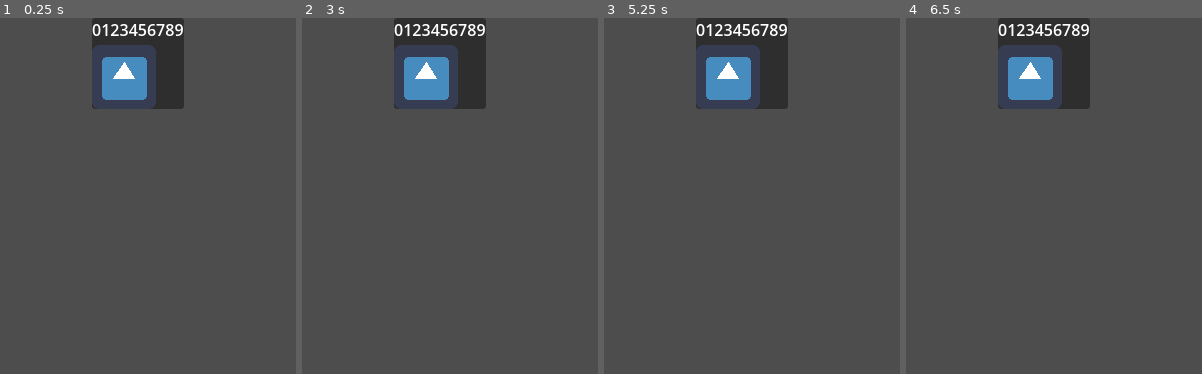
Above: before the commit, frames 1-4 (left to right).
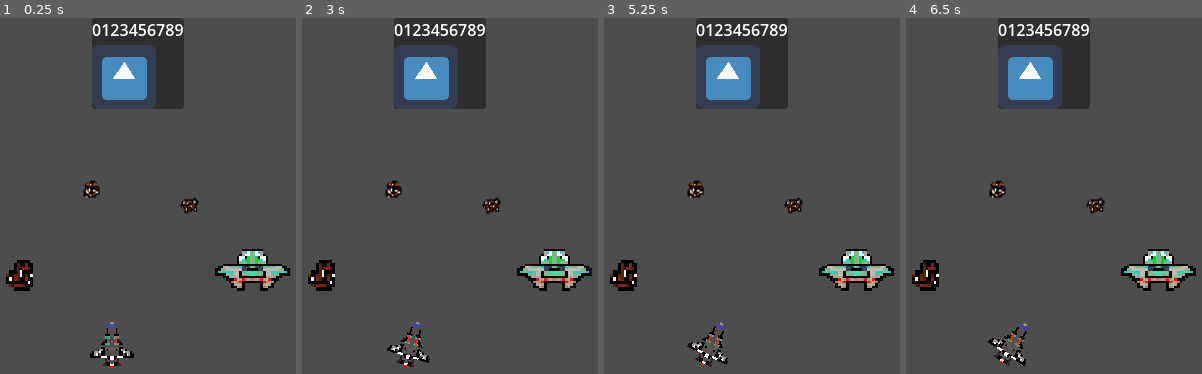
Above: after the commit, the same moments.

Repository: moralesalan96-design/space-rocks
Game: Godot game, scene res://Main/Main.tscn
Two runs of this game, one before a commit and one after it. Both use one fixed random seed, a clock stepped at 60 frames per second and the inputs below. The engine's default icon, where the game draws it, is replaced by a stand-in: a white triangle on a blue panel in a dark square.
Inputs:
- Up to frame 1 (0.25 s): no input
- Up to frame 2 (3 s): tap Enter at 0.5, 2 s; tap S (fire) at 0.6, 1.35, 2.3 s; tap Space at 1.25, 2.75 s; tap D (turn_ccw) at 2.1 s; tap A (turn_cw) at 2.85 s
- Up to frame 3 (5.25 s): tap S (fire) at 3.05, 3.6, 4.35 s; tap Enter at 3.5 s; tap Escape (pause) at 4.15 s; tap Space at 4.25 s; tap D (turn_ccw) at 5.1 s
- Up to frame 4 (6.5 s): tap S (fire) at 5.3, 6.05 s; tap A (turn_cw) at 5.85 s

The runs differ from the first frame. In frame 1, 3.2% of the frame differs, in the area x 2-98%, y 45-99%; in frame 2, 3.2%; in frame 3, 3.2%; in frame 4, 3.2%.
Error after the commit: Parse Error: Unexpected identifier "car" in class body. (res://Main/Main.gd:5)

Commit message:
Lots of assets added
Review code to get assets functional

Diff:
--- a/Code/Bullet/Bullet.gd
+++ b/Code/Bullet/Bullet.gd
@@ -7,6 +7,7 @@
 func _process(delta: float) -> void:
 	position.x += cos(rotation - PI / 2) * delta * speed
 	position.y += sin(rotation - PI / 2) * delta * speed
+	super._process(delta)
 
 	# Countdown.
 	lifespan -= delta
--- a/Code/Main/Main.gd
+++ b/Code/Main/Main.gd
@@ -1 +1,24 @@
 extends Node
+class_name Main
+
+const UfO = preload("res://UFO/UFO.tscn")
+@onready car ufo_timer: Timer = $UfoTimer
+
+funct _read() -> void:
+	ufo_timer.timeout.connect(on_ufo_spawned)
+
+func _process(delta: float) -> void:
+	if Input.is_action_just_pressed("pause"):
+		# FIXME: Not pausing, testing with quit().
+			#get_tree().paused = true
+			get_tree().quit()
+
+func on_ufo_spawned():
+	var ufo: UFO = UfO.instantiate()
+	if randi() % 2:
+		ufo.position.x = 0
+	else:
+		ufo.position.x + get_viewport().size.x
+
+	ufo.position.y = randf_range(0, get_viewport().size.y)
+	add_child(ufo)
--- a/Code/Main/Main.tscn
+++ b/Code/Main/Main.tscn
@@ -4,22 +4,50 @@
 [ext_resource type="PackedScene" uid="uid://duiesnqf505sd" path="res://Rock/Rock.tscn" id="2_6aewd"]
 [ext_resource type="PackedScene" uid="uid://db3otv5j2cbxb" path="res://Bullet/Bullet.tscn" id="3_u2i7p"]
 [ext_resource type="PackedScene" uid="uid://dhmmlqnos0d8n" path="res://Ship/Ship.tscn" id="4_hh5pf"]
+[ext_resource type="Texture2D" uid="uid://c4lfceimoq1ve" path="res://Rock/Assets/Rock B.png" id="4_wltqy"]
+[ext_resource type="Texture2D" uid="uid://gupl3ma1b43e" path="res://Rock/Assets/Rock C.png" id="5_kf8jr"]
 [ext_resource type="PackedScene" uid="uid://biehskg2qpme5" path="res://UFO/UFO.tscn" id="5_qg80j"]
 [ext_resource type="PackedScene" uid="uid://s2abnxf5ptfw" path="res://PlayerUI/PlayerUI.tscn" id="6_u2i7p"]
+
+[sub_resource type="CircleShape2D" id="CircleShape2D_ejki1"]
+radius = 24.020824
+
+[sub_resource type="SpriteFrames" id="SpriteFrames_ejki1"]
 
 [node name="Main" type="Node" unique_id=1775005446]
 script = ExtResource("1")
 
 [node name="Rock" parent="." unique_id=1349429991 instance=ExtResource("2_6aewd")]
-position = Vector2(115, 246)
+position = Vector2(133, 260)
+
+[node name="CollisionShape2D2" type="CollisionShape2D" parent="Rock" unique_id=155944008]
+position = Vector2(1, -1)
+shape = SubResource("CircleShape2D_ejki1")
+
+[node name="AnimatedSprite2D" type="AnimatedSprite2D" parent="Rock/CollisionShape2D2" unique_id=1947770737]
+position = Vector2(-2, 4)
+sprite_frames = SubResource("SpriteFrames_ejki1")
+
+[node name="RockB" type="Sprite2D" parent="Rock" unique_id=1923132021]
+position = Vector2(70.5, -86.5)
+scale = Vector2(1.34375, 1.53125)
+texture = ExtResource("4_wltqy")
+
+[node name="RockC" type="Sprite2D" parent="Rock" unique_id=625720734]
+position = Vector2(168.5, -72.5)
+scale = Vector2(1.28125, 1.53125)
+texture = ExtResource("5_kf8jr")
 
 [node name="Bullet" parent="." unique_id=1132456551 instance=ExtResource("3_u2i7p")]
-position = Vector2(196, 210)
+position = Vector2(242, 229)
 
 [node name="Ship" parent="." unique_id=1440971799 instance=ExtResource("4_hh5pf")]
-position = Vector2(196, 265)
+position = Vector2(224, 318)
 
 [node name="UFO" parent="." unique_id=1523887422 instance=ExtResource("5_qg80j")]
-position = Vector2(264, 297)
+position = Vector2(365, 254)
 
 [node name="PlayerUi" parent="." unique_id=1997977121 instance=ExtResource("6_u2i7p")]
+
+[node name="Ufo Timer" type="Timer" parent="." unique_id=1227431596]
+autostart = true
--- a/Code/Rock/Rock.gd
+++ b/Code/Rock/Rock.gd
@@ -1,9 +1,11 @@
 extends Area2D
+class_name Rock
 
 
-# Called when the node enters the scene tree for the first time.
+
 func _ready() -> void:
-	pass # Replace with function body.
+	area_entered.connect(on_area_entered)
+
 
 
 # Called every frame. 'delta' is the elapsed time since the previous frame.
--- a/Code/Rock/Rock.tscn
+++ b/Code/Rock/Rock.tscn
@@ -1,6 +1,7 @@
 [gd_scene format=3 uid="uid://duiesnqf505sd"]
 
 [ext_resource type="Script" uid="uid://dy3d42fk3pe12" path="res://Rock/Rock.gd" id="1_wuppp"]
+[ext_resource type="Texture2D" uid="uid://co7y5uh2c2l3d" path="res://Rock/Assets/Rock A.png" id="2_t6u7i"]
 
 [sub_resource type="CircleShape2D" id="CircleShape2D_ejki1"]
 
@@ -9,3 +10,9 @@
 
 [node name="CollisionShape2D" type="CollisionShape2D" parent="." unique_id=1972706338]
 shape = SubResource("CircleShape2D_ejki1")
+
+[node name="RockA" type="Sprite2D" parent="." unique_id=1781190630]
+texture_filter = 1
+position = Vector2(-3.999998, 6.0000076)
+scale = Vector2(2.65625, 3.4375)
+texture = ExtResource("2_t6u7i")
--- a/Code/Ship/Ship.tscn
+++ b/Code/Ship/Ship.tscn
@@ -1,6 +1,7 @@
 [gd_scene format=3 uid="uid://dhmmlqnos0d8n"]
 
 [ext_resource type="Script" uid="uid://dansvaa3darfj" path="res://Ship/Ship.gd" id="1_11244"]
+[ext_resource type="Texture2D" uid="uid://ccscr384mcust" path="res://Ship/Assets/N7.png" id="2_2s2wp"]
 
 [sub_resource type="RectangleShape2D" id="RectangleShape2D_11244"]
 size = Vector2(11, 32)
@@ -18,3 +19,9 @@
 [node name="CollisionShape2D2" type="CollisionShape2D" parent="." unique_id=1790401350]
 position = Vector2(1, 18)
 shape = SubResource("RectangleShape2D_ejki1")
+
+[node name="N7" type="Sprite2D" parent="." unique_id=1422808191]
+texture_filter = 1
+position = Vector2(0, 9)
+scale = Vector2(1.8125, 2.125)
+texture = ExtResource("2_2s2wp")
--- a/Code/UFO/UFO.gd
+++ b/Code/UFO/UFO.gd
@@ -1,11 +1,41 @@
 extends Area2D
+class_name UFO
 
+const BULLET = preload("res://Bullet/Bullet.tscn")
+@onready var timer: Timer = $Timer
+@onready var fire
 
-# Called when the node enters the scene tree for the first time.
+var speed:float = 200.0 # px /sec.
+var velocity_y: float = 0.0
+
 func _ready() -> void:
-	pass # Replace with function body.
+	timer.timeout.connect(on_timeout)
+	var viewport = get_viewport(). size
+	if position.x > viewport.x - viewport.x / 2:
+		speed *= -1
 
+func _process(delta: float) -> void:
+	position.x += speed * delta
+	postion.y += velocity_y * delta
 
-# Called every frame. 'delta' is the elapsed time since the previous frame.
-func _process(delta: float) -> void:
-	pass
+	var height = get_viewport().size.y
+	if position.y < 0:
+		position.y = height
+	if position.y > height:
+		position.y = 0
+
+func on_fired():
+	var bullet: Bullet = BULLET.instantiate()
+	bullet.position = position
+	bullet.rotation_degrees = randf_range(0.0, 360.0)
+	get_parent().add_child(bullet)
+
+func on_timeout():
+	if velocity.y != 0.0:
+		velocity_y = 0
+	else:
+		var rando = randi_range(0, 1)
+		if rando:
+			velocity_y = -speed
+		else:
+			velocity_y = speed
--- a/Code/UFO/UFO.tscn
+++ b/Code/UFO/UFO.tscn
@@ -1,6 +1,7 @@
 [gd_scene format=3 uid="uid://biehskg2qpme5"]
 
 [ext_resource type="Script" uid="uid://cilukiebm07cc" path="res://UFO/UFO.gd" id="1_7cik0"]
+[ext_resource type="Texture2D" uid="uid://c3iy7dyjklb8d" path="res://UFO/UFO.png" id="2_dw4pw"]
 
 [sub_resource type="CapsuleShape2D" id="CapsuleShape2D_ejki1"]
 radius = 11.956445
@@ -19,3 +20,14 @@
 [node name="CollisionShape2D2" type="CollisionShape2D" parent="." unique_id=621231570]
 position = Vector2(-2, -5)
 shape = SubResource("CapsuleShape2D_iqkd1")
+
+[node name="Ufo" type="Sprite2D" parent="." unique_id=987680101]
+texture_filter = 1
+position = Vector2(-0.50000215, -6)
+scale = Vector2(2.6562498, 2.453125)
+texture = ExtResource("2_dw4pw")
+
+[node name="Timer" type="Timer" parent="." unique_id=1209967413]
+autostart = true
+
+[node name="FireTimer" type="Timer" parent="." unique_id=2135482605]
Binary file added: Code/Rock/Assets/Rock A.png
Not shown, added: Code/Rock/Assets/Rock A.png.import
Binary file added: Code/Rock/Assets/Rock B.png
Not shown, added: Code/Rock/Assets/Rock B.png.import
Binary file added: Code/Rock/Assets/Rock C.png
Not shown, added: Code/Rock/Assets/Rock C.png.import
Binary file added: Code/Ship/Assets/N7.png
Not shown, added: Code/Ship/Assets/N7.png.import
Binary file added: Code/Ship/Assets/Thruster 1.png
Not shown, added: Code/Ship/Assets/Thruster 1.png.import
Binary file added: Code/Ship/Assets/Thruster 2.png
Not shown, added: Code/Ship/Assets/Thruster 2.png.import
(and 5 more such lines)
